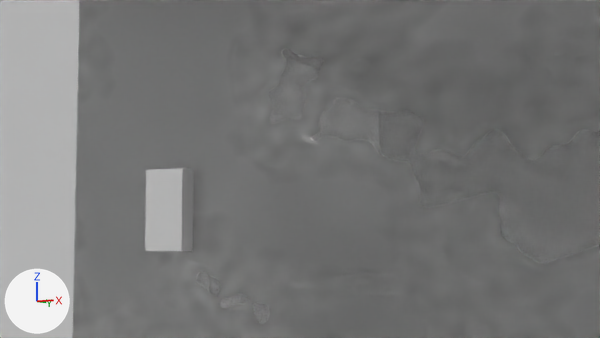
Two versions of the Blender file mirror_techproof_v008_hand_attached.blend, one commit apart.
One viewpoint serves both versions: the file's camera 'CAM_Main'. The lights are fixed; the arrows at lower left show +X, +Y and +Z. The picture after the commit comes second.

The first picture shows 'CHAR_Hand_R', 'ENV_Mirror', 'ENV_Wall_Mirror', 'FX_CondensationSurface'.
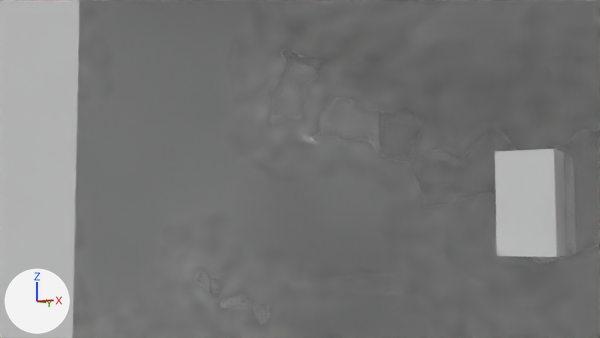
Pixel boxes (x1, y1, x2, y2) of what changed, in the pictures (600 x 338 px):
'CHAR_Hand_R', moved
    before: (145, 168, 193, 251)
    after: (495, 149, 566, 257)

Patch to the scene script:
```diff
--- a/mirror_techproof_v008_hand_attached.blend.py
+++ b/mirror_techproof_v008_hand_attached.blend.py
@@ ob_char_hand_r @@
 ob_char_hand_r = bpy.data.objects.new('CHAR_Hand_R', me_cube_013)
-ob_char_hand_r.location = (-0.4, -0.102, 1.5)
+ob_char_hand_r.location = (0.4, -0.142, 1.5)
 ob_char_hand_r.rotation_euler = (3.142, 0.0, 0.0)  # degrees (180, 0, 0)
```
